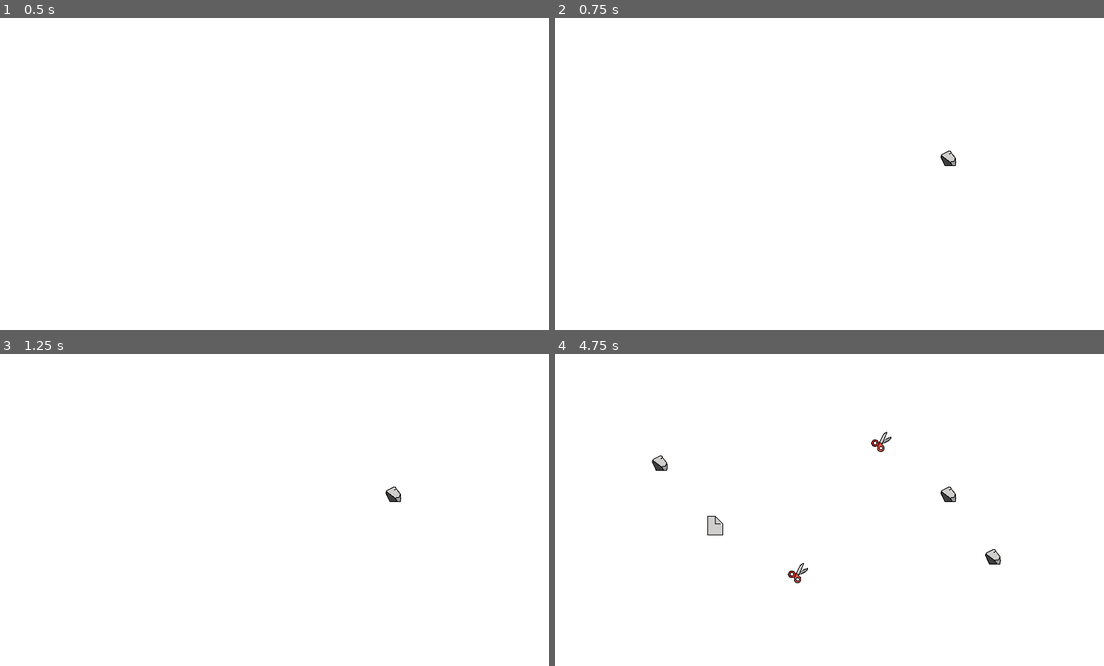
Above: before the commit, frames 1-4 (two rows, left to right).
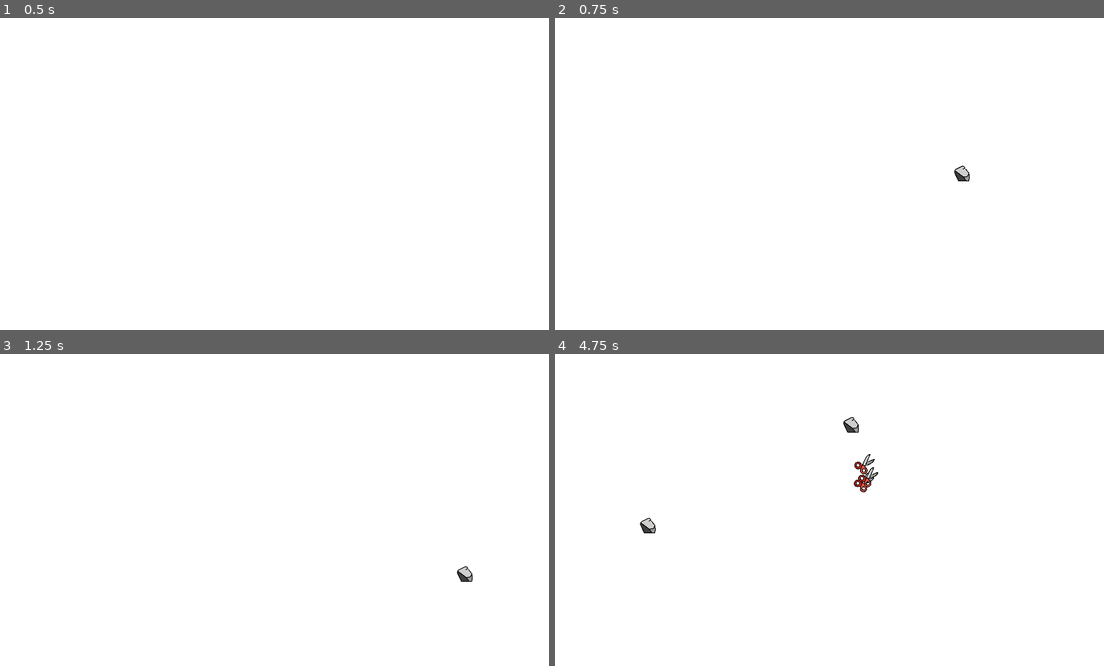
Above: after the commit, the same moments.

Repository: EthanDenny/RockPaperScissors
Game: Godot game, scene res://Main.tscn
Two runs of this game, one before a commit and one after it. Both use one fixed random seed, a clock stepped at 60 frames per second and the inputs below.
Inputs (mouse positions are in pixels of both pictures, inside the frame that each line leads up to):
- Up to frame 1 (0.5 s): no input
- Up to frame 2 (0.75 s): tap Enter at 0.5 s; move the mouse to (950, 158) at 0.52 s; click (950, 158) at 0.6 s
- Up to frame 3 (1.25 s): no input
- Up to frame 4 (4.75 s): move the mouse to (714, 525) at 1.27 s; click (714, 525) at 1.35 s; move the mouse to (884, 441) at 2.02 s; click (884, 441) at 2.1 s; tap Space at 2.75 s; move the mouse to (796, 572) at 2.77 s; click (796, 572) at 2.85 s; move the mouse to (994, 556) at 3.52 s; click (994, 556) at 3.6 s; move the mouse to (659, 463) at 4.27 s; click (659, 463) at 4.35 s

Frame 1 is identical in both runs. In frame 2, 0.2% of the frame differs, in the area x 70-76%, y 42-53%; in frame 3, 0.2%; in frame 4, 1.2%, in the area x 15-82%, y 20-74%.

Commit message:
First attempt at movement and bouncing

Diff:
--- a/Scripts/Hand.gd
+++ b/Scripts/Hand.gd
@@ -8,19 +8,29 @@
 var velocity = Vector2()
 
 
+func _ready():
+	velocity = Vector2(rand_range(-1, 1), rand_range(-1, 1)).normalized() * 10
+
+
 func _physics_process(delta):
+	position += velocity
+
 	for body in $Area2D.get_overlapping_areas():
+		var mag = velocity.length()
+		var dir = velocity.normalized() * rand_range(-1, 1)
+		velocity = dir * mag
+
 		var hand = body.get_parent()
-
-		if hand.type_id in prey_ids:
-			eat(hand)
-		if hand.type_id in predator_ids:
-			hand.eat(self)
+		if hand.type_id != type_id:
+			if hand.type_id in prey_ids:
+				eat(hand)
+			if hand.type_id in predator_ids:
+				hand.eat(self)
 
 
 func eat(hand):
 	var new_hand = self.duplicate()
 	new_hand.position = hand.position
 	new_hand.velocity = hand.velocity
+	hand.queue_free()
 	get_parent().add_child(new_hand)
-	hand.queue_free()
